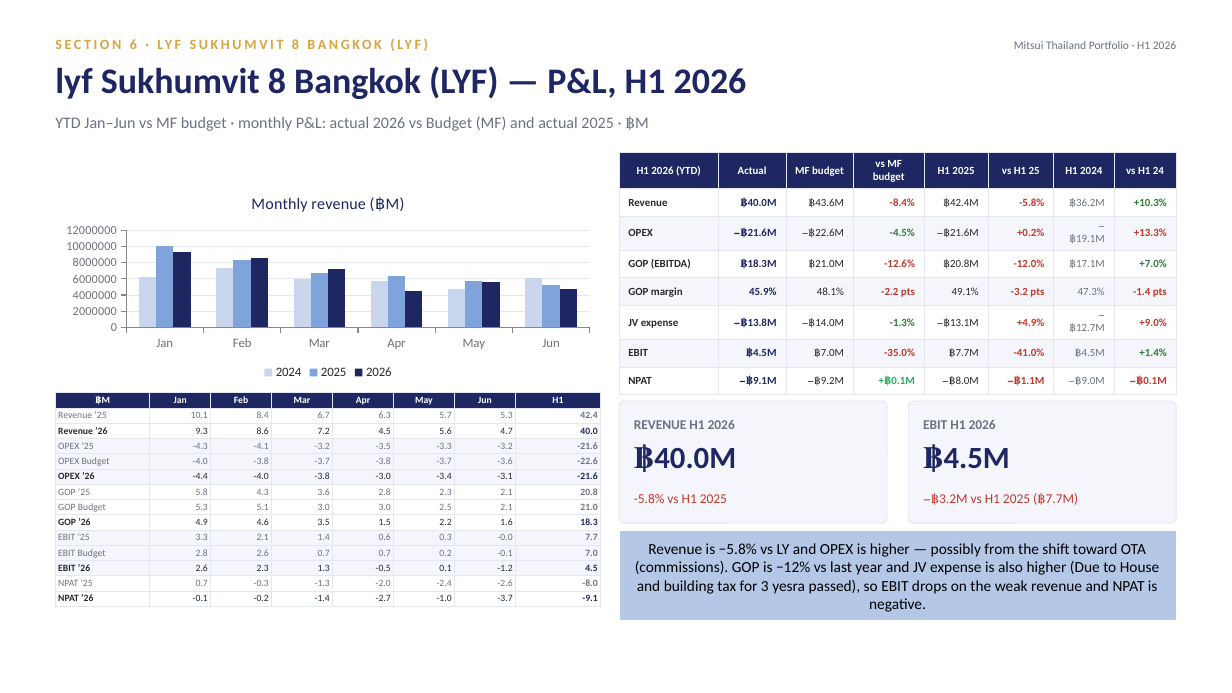
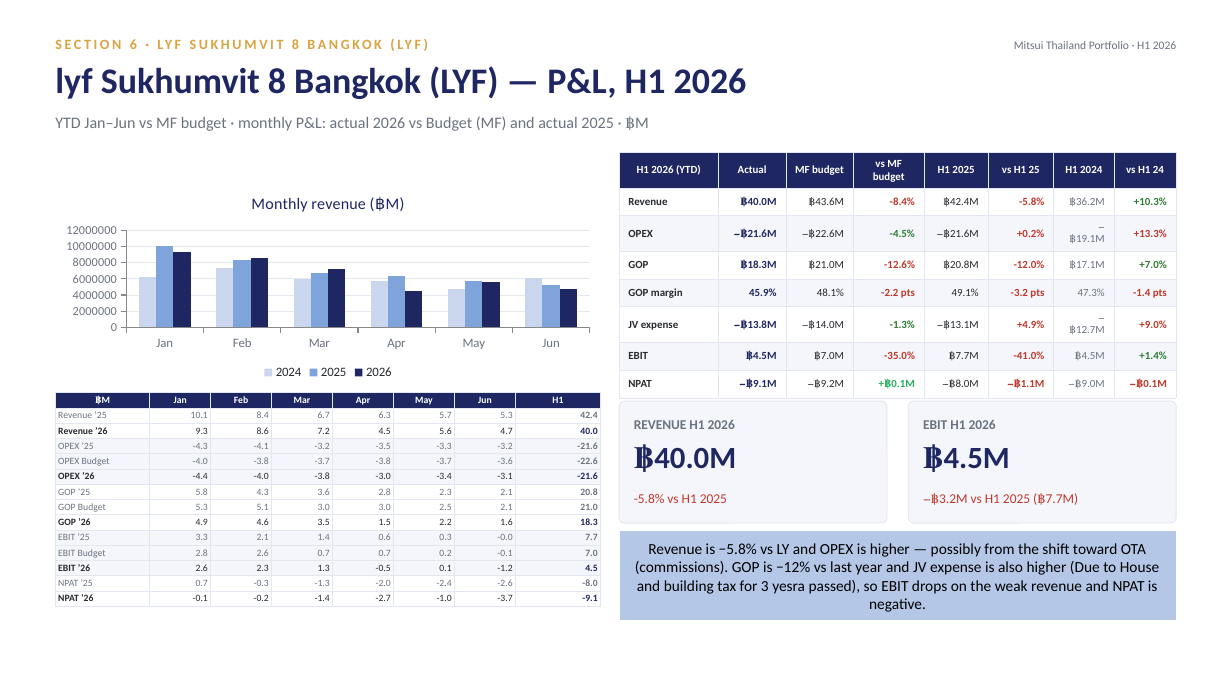
Before and after one commit to Chavin2543/mae-workspace, a slide deck: slide 29 of output/Portfolio_Performance_Report_H1-2026.pptx. Drawn at 1232x693 pixels with LibreOffice and Linux fonts; fonts in the diff are those of the drawing. Boxes give left, top, right and bottom in pixels: in the first picture for what was removed or moved away, otherwise in the second. Text is boxed around its words. In the diff, an @@ line names an element or a change of style, - is before the commit and + after.

```diff
--- a/output/Portfolio_Performance_Report_H1-2026.pptx
+++ b/output/Portfolio_Performance_Report_H1-2026.pptx
@@ table at <box>619,152,1177,393</box> @@
-row 4, column 1: GOP (EBITDA)
+row 4, column 1: GOP
```
Also in this commit, not shown: 4 other slides changed.
